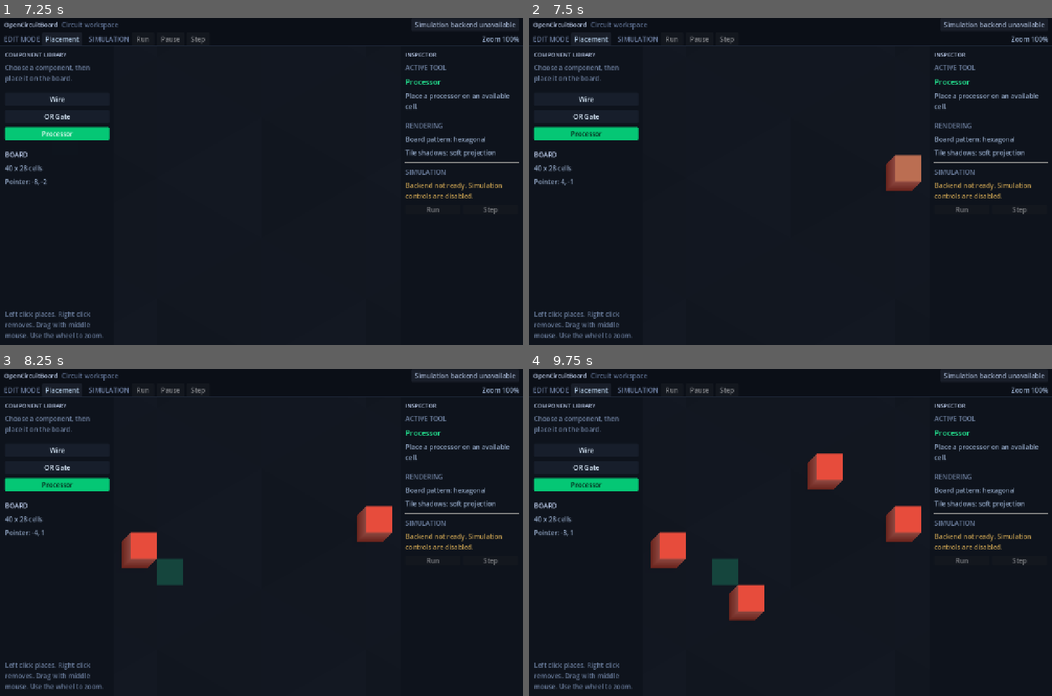
Above: before the commit, frames 1-4 (two rows, left to right).
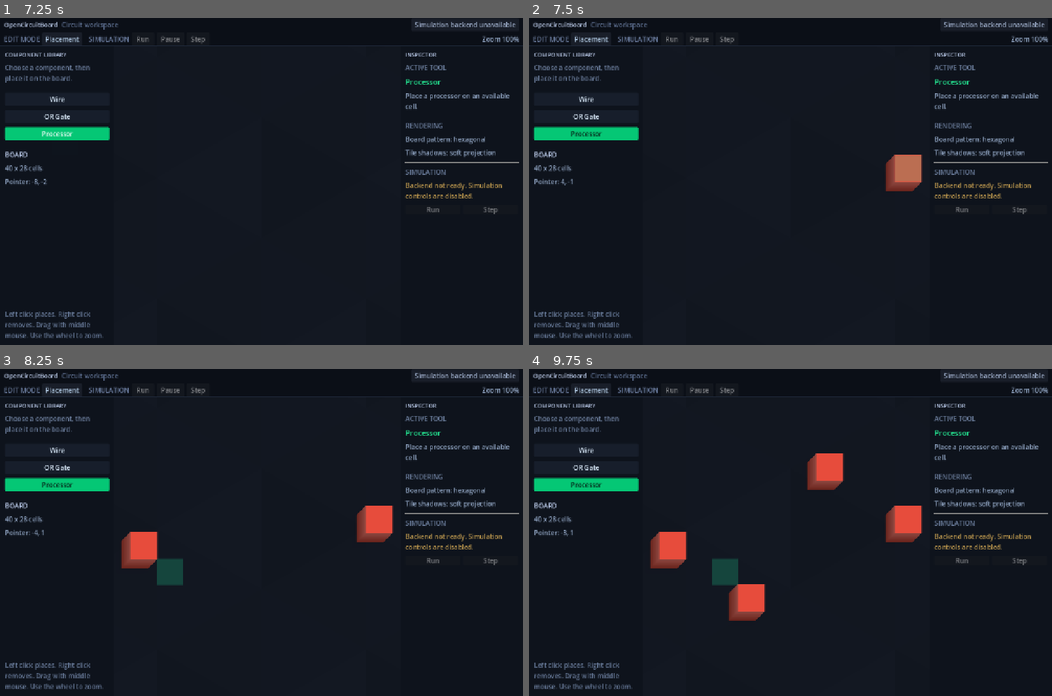
Above: after the commit, the same moments.

Repository: Erlkonigal/OpenCircuitBoard
Game: Godot game, scene res://main.tscn
Same seed, same stepped clock (60 frames per second), same inputs: the game is played once before the commit and once after it.
Inputs (mouse positions are in pixels of both pictures, inside the frame that each line leads up to):
- Up to frame 1 (7.25 s): click "Wire" at 0.5 s; click "OR Gate" at 1.25 s; click "Processor" at 2 s; click "Wire" at 2.75 s; click "OR Gate" at 3.5 s; click "Processor" at 4.25 s; click "Wire" at 5 s; click "OR Gate" at 5.75 s; click "Processor" at 6.5 s
- Up to frame 2 (7.5 s): tap Enter at 7.25 s; move the mouse to (905, 165) at 7.27 s; click (905, 165) at 7.42 s
- Up to frame 3 (8.25 s): tap Space at 8 s; drag from (156, 548) to (235, 597) at 8.02 s
- Up to frame 4 (9.75 s): tap Enter at 8.75 s; move the mouse to (842, 460) at 8.77 s; click (842, 460) at 8.92 s; tap Space at 9.5 s; drag from (764, 597) to (633, 483) at 9.52 s

Frame 1 is identical in both runs. In frame 2, less than 0.1% of the frame differs, in the area x 68-76%, y 41-53%; in frame 3, 0.2%; in frame 4, 0.3%, in the area x 23-76%, y 25-77%.

Commit message:
Eliminate adjacent tile seams
Extend runtime tile masks one source pixel into transparent padding to preserve smooth mipmapped edges without visible gaps.

Diff:
--- a/scripts/circuitTile.gd
+++ b/scripts/circuitTile.gd
@@ -26,7 +26,16 @@
 	var image := Image.create(int(totalSize), int(totalSize), true, Image.FORMAT_RGBA8)
 	image.fill(Color.TRANSPARENT)
 	var offset := int(padding / 2.0)
-	image.fill_rect(Rect2i(offset, offset, int(cellSize), int(cellSize)), Color.WHITE)
+	var edgeBleed := 1
+	image.fill_rect(
+		Rect2i(
+			offset - edgeBleed,
+			offset - edgeBleed,
+			int(cellSize) + edgeBleed * 2,
+			int(cellSize) + edgeBleed * 2
+		),
+		Color.WHITE
+	)
 	image.generate_mipmaps()
 	baseBlock.texture = ImageTexture.create_from_image(image)
 	baseBlock.ignore_texture_size = true
